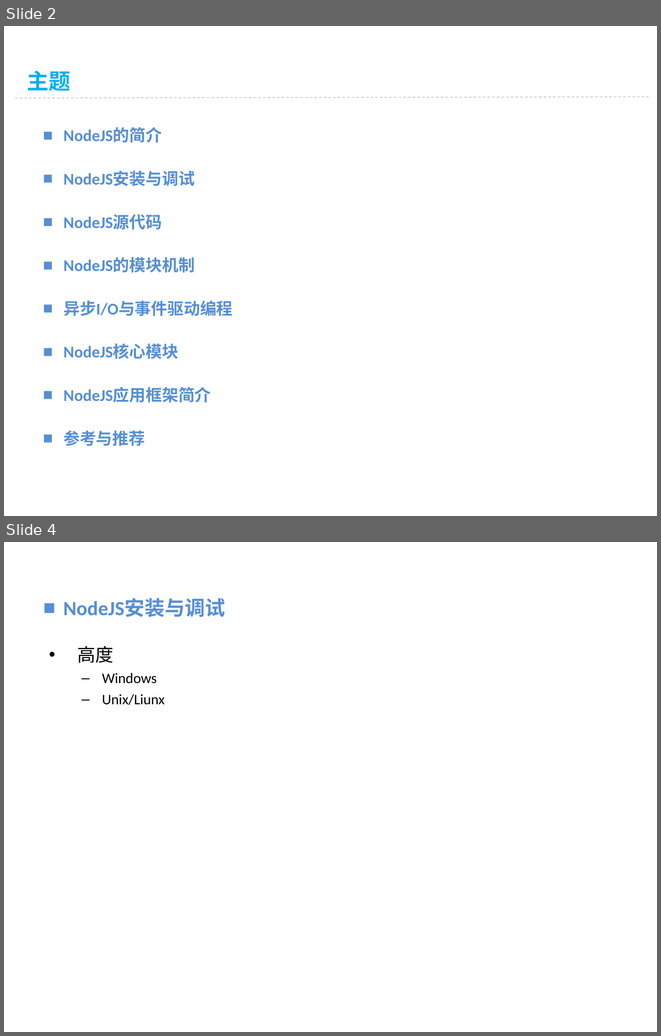
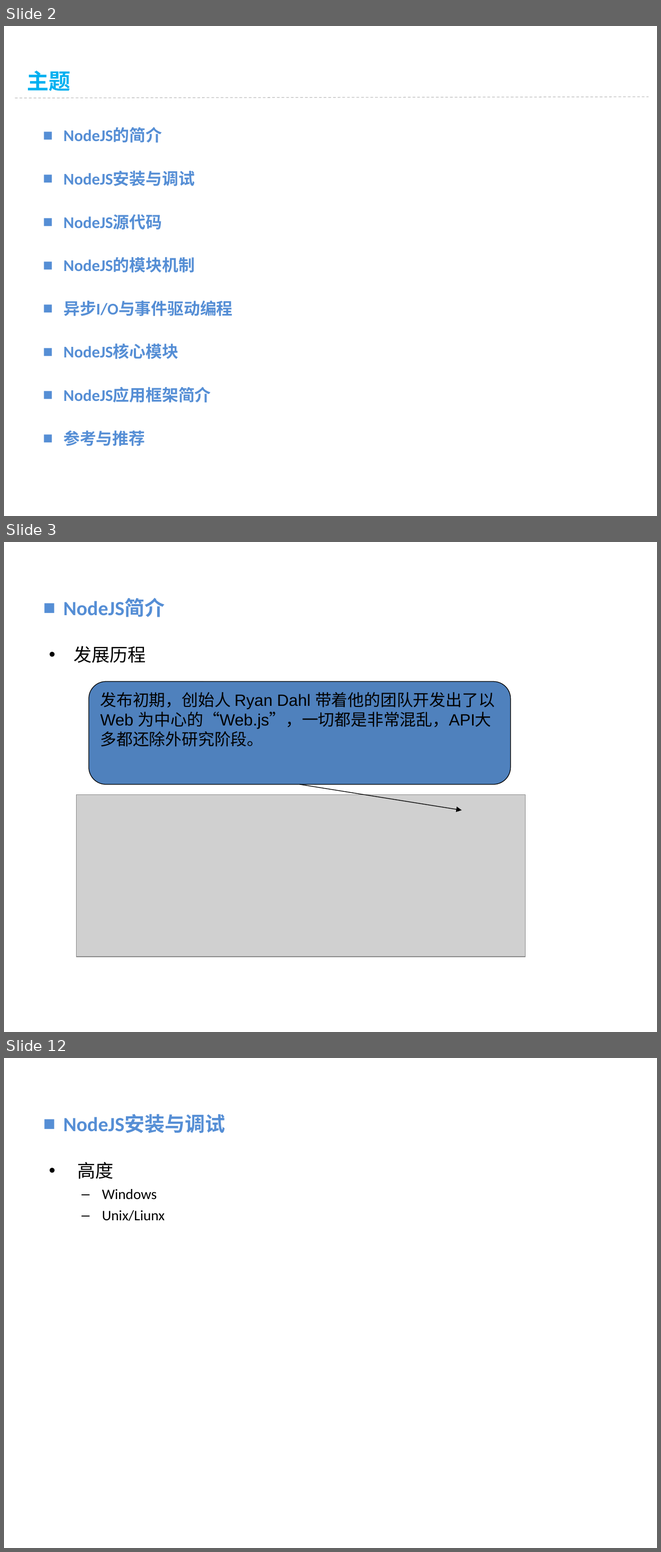
Before and after one commit to vaik/Documents, a slide deck: 我的分享/NodeJS基础概念理解.ppt. Shown one above the other, each under a label of ours: slides 2 and 4 before the commit, slides 2, 3 and 12 after it; the slides between them are not shown. The pictures are 661x1036 and 661x1552 pixels, drawn with LibreOffice and Linux fonts; fonts in the diff are those of the drawing; grey boxes stand for pictures; background and template pictures are left out. Boxes give left, top, right and bottom in pixels: in the first picture for what was removed or moved away, otherwise in the second. Text is boxed around its words. In the diff, an @@ line names an element or a change of style, - is before the commit and + after.

```diff
--- a/我的分享/NodeJS基础概念理解.ppt
+++ b/我的分享/NodeJS基础概念理解.ppt
@@ slide 3 added at [4,542,657,1032], background picture (left out) @@
@@ text added at [63,598,165,617], 22.2 pt, text #558ED5, bold @@
+■ NodeJS简介
@@ text added at [73,646,146,663], 20 pt, text #000000 @@
+• 发展历程
@@ rounded rectangle added at [89,682,511,784], fill #4F81BD, outline #000000 0.74 pt, 18 pt, text #000000 @@
+发布初期，创始人 Ryan Dahl 带着他的团队开发出了以 Web 为中心的“Web.js”，一切都是非常混乱，API大多都还除外研究阶段。
@@ picture added at [77,795,525,956] @@
@@ arrow added from (300, 784) to (462, 810), #000000 0.74 pt @@
@@ what was slide 4 is now slide 12 @@
```
Also in this commit, not shown: 1 slide changed, 8 other slides added, 1 slide removed.
